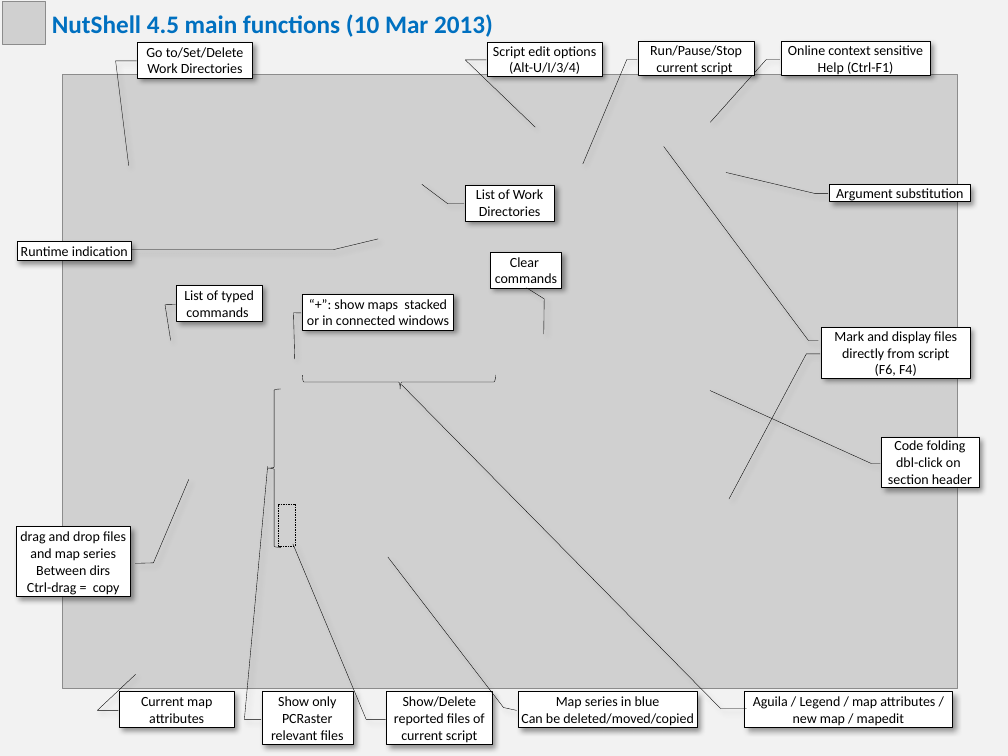
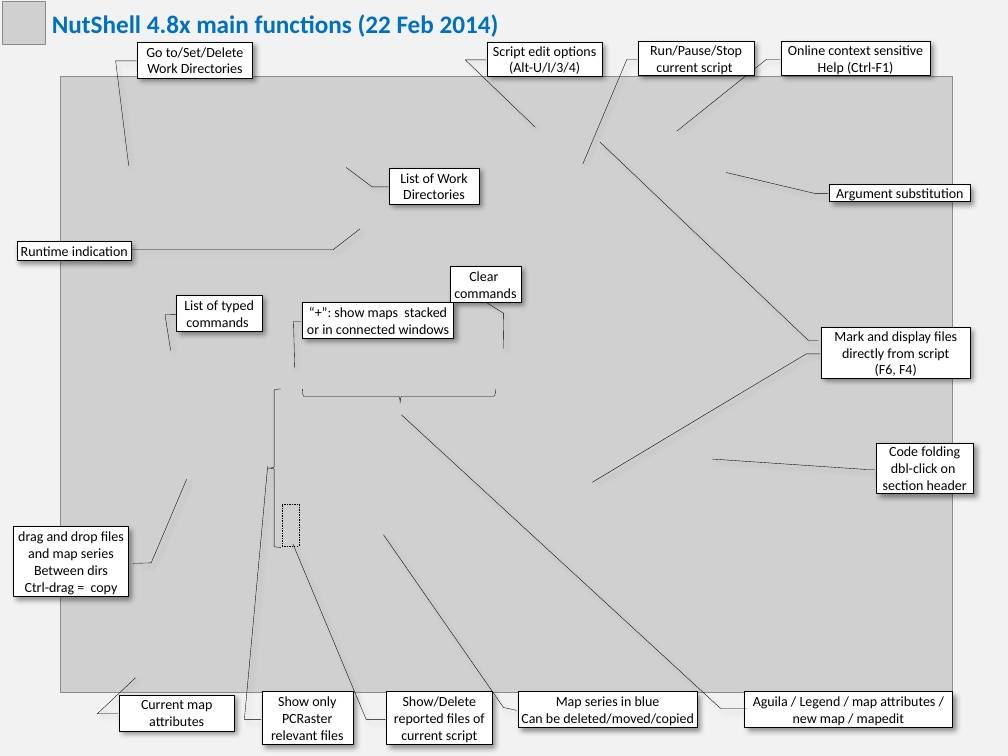
Before and after one commit to vjetten/NutShell, a slide deck: slide 1 of install/nutshell.pptx. Drawn at 1008x756 pixels with LibreOffice and Linux fonts; fonts in the diff are those of the drawing; grey boxes stand for pictures. Boxes give left, top, right and bottom in pixels: in the first picture for what was removed or moved away, otherwise in the second. Text is boxed around its words. In the diff, an @@ line names an element or a change of style, - is before the commit and + after.

```diff
--- a/install/nutshell.pptx
+++ b/install/nutshell.pptx
@@ text at bbox=[52, 14, 499, 37]: text changed @@
-NutShell 4.5 main functions (10 Mar 2013)
+NutShell 4.8x main functions (22 Feb 2014)
@@ picture: place and size @@
-picture at bbox=[62, 75, 958, 688]
+picture at bbox=[60, 77, 952, 694]
@@ border callout "List of Work Directories": place and size @@
-border callout "List of Work Directories" at bbox=[465, 184, 554, 221]
+border callout "List of Work Directories" at bbox=[389, 168, 479, 205]
@@ border callout "Clear commands": place and size @@
-border callout "Clear commands" at bbox=[491, 252, 561, 288]
+border callout "Clear commands" at bbox=[451, 266, 521, 302]
@@ border callout "List of typed commands": place and size @@
-border callout "List of typed commands" at bbox=[176, 285, 262, 322]
+border callout "List of typed commands" at bbox=[176, 295, 262, 332]
@@ border callout "“+”: show maps stacked or ...": place and size @@
-border callout "“+”: show maps stacked or ..." at bbox=[302, 294, 454, 331]
+border callout "“+”: show maps stacked or ..." at bbox=[302, 302, 454, 339]
@@ left brace: place and size @@
-left brace at bbox=[302, 375, 496, 389]
+left brace at bbox=[302, 389, 496, 403]
@@ proportions changed in 6 elements at bbox=[781, 41, 930, 76], bbox=[17, 241, 132, 260], bbox=[518, 691, 698, 728], bbox=[744, 691, 952, 728], bbox=[822, 328, 971, 378], bbox=[876, 443, 974, 493] @@
@@ border callout "Code folding": place and size @@
-border callout "Code folding" at bbox=[881, 436, 979, 487]
+border callout "Code folding" at bbox=[876, 443, 974, 493]
@@ rectangle: place and size @@
-rectangle at bbox=[278, 504, 295, 546]
+rectangle at bbox=[282, 504, 299, 546]
@@ border callout "Current map attributes": place and size @@
-border callout "Current map attributes" at bbox=[119, 691, 234, 728]
+border callout "Current map attributes" at bbox=[119, 695, 234, 731]
```
Also in this commit, not shown: 16 other files.
